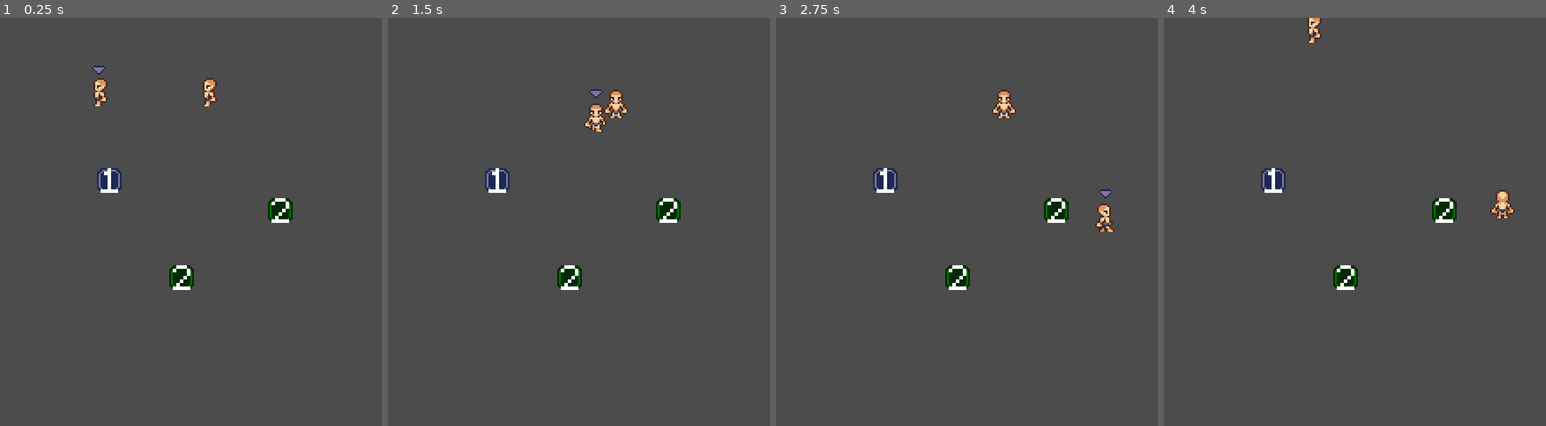
Above: before the commit, frames 1-4 (left to right).
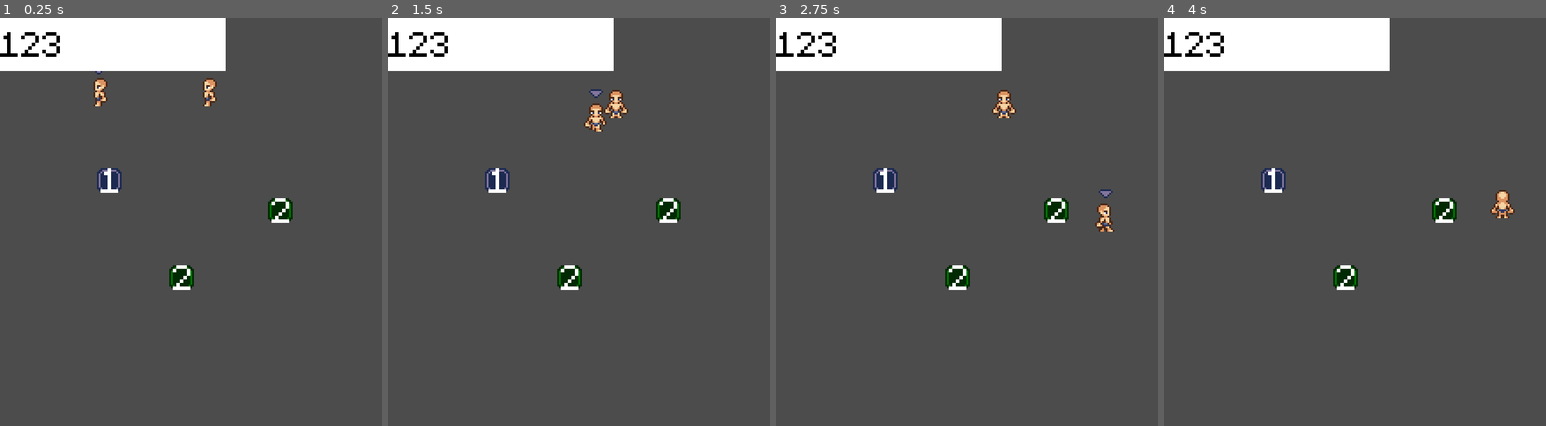
Above: after the commit, the same moments.

Repository: dmitriy-shmilo/gwj40
Game: Godot game, scene res://game_screen/game_screen.tscn
The game is run twice, just before and just after one commit, with the same random seed, the same clock (stepped at 60 frames per second) and the same inputs.
Inputs (mouse positions are in pixels of both pictures, inside the frame that each line leads up to):
- Up to frame 1 (0.25 s): no input
- Up to frame 2 (1.5 s): tap Enter at 0.5 s; move the mouse to (712, 209) at 0.52 s; hold D (right) 0.53-1.28 s; tap Space (interact) at 0.6 s; click (712, 209) at 0.67 s; move the mouse to (521, 250) at 1.27 s; hold S (down) from 1.28 s (still down); tap E (next_char) at 1.35 s
- Up to frame 3 (2.75 s): move the mouse to (1047, 136) at 2.02 s; release S (down) at 2.03 s; hold D (right) from 2.03 s (still down); tap Space (interact) at 2.1 s
- Up to frame 4 (4 s): move the mouse to (1366, 315) at 2.77 s; release D (right) at 2.78 s; hold W (up) 2.78-3.53 s; tap E (next_char) at 2.85 s; click (1366, 315) at 2.92 s; move the mouse to (1526, 295) at 3.52 s; hold A (left) from 3.53 s (still down); tap Space (interact) at 3.6 s

The runs differ from the first frame. In frame 1, 7.7% of the frame differs, in the area x 0-60%, y 0-13%; in frame 2, 7.7%; in frame 3, 7.7%; in frame 4, 7.7%.

Commit message:
Propagate inventory changes to GUI.

Diff:
--- a/src/game_screen/character/character.gd
+++ b/src/game_screen/character/character.gd
@@ -1,5 +1,7 @@
 extends KinematicBody2D
 class_name Character
+
+signal inventory_changed(character, inventory)
 
 const PROGRESS_BAR_MULTIPLIER = 10.0
 
@@ -62,7 +64,9 @@
 
 func add_item(item_id: int) -> void:
 	_inventory.append(item_id)
+	emit_signal("inventory_changed", self, _inventory)
 
 
 func clear_inventory() -> void:
 	_inventory.clear()
+	emit_signal("inventory_changed", self, _inventory)
--- a/src/game_screen/game_screen.gd
+++ b/src/game_screen/game_screen.gd
@@ -1,6 +1,7 @@
 extends Node2D
+class_name GameScreen
 
-
+onready var _gui: Gui = $"Gui"
 onready var _pause_container: ColorRect = $Gui/PauseContainer
 onready var _characters = [
 	$"YSort/Character1",
@@ -10,6 +11,9 @@
 var _selected_character: int = 0
 
 func _ready():
+	for c in _characters:
+		c.selected = false
+		c.connect("inventory_changed", self, "_on_character_inventory_changed")
 	_characters[_selected_character].selected = true
 
 
@@ -26,6 +30,11 @@
 		_pause_container.visible = true
 
 
+func _on_character_inventory_changed(sender: Character, inventory: Array) -> void:
+	var index = _characters.find(sender)
+	assert(index > -1)
+	_gui.update_inventory(index, inventory)
+
 
 func _on_QuitButton_pressed():
 	_pause_container.visible = false
--- a/src/game_screen/game_screen.tscn
+++ b/src/game_screen/game_screen.tscn
@@ -1,10 +1,11 @@
-[gd_scene load_steps=7 format=2]
+[gd_scene load_steps=8 format=2]
 
 [ext_resource path="res://game_screen/game_screen.gd" type="Script" id=1]
 [ext_resource path="res://ui/default_theme.tres" type="Theme" id=2]
 [ext_resource path="res://game_screen/character/character.tscn" type="PackedScene" id=3]
 [ext_resource path="res://game_screen/interactive/dispencer1.tscn" type="PackedScene" id=4]
 [ext_resource path="res://game_screen/interactive/dispencer2.tscn" type="PackedScene" id=5]
+[ext_resource path="res://game_screen/gui.gd" type="Script" id=6]
 
 [sub_resource type="RectangleShape2D" id=24]
 extents = Vector2( 150, 10 )
@@ -13,6 +14,7 @@
 script = ExtResource( 1 )
 
 [node name="Gui" type="Node" parent="."]
+script = ExtResource( 6 )
 
 [node name="PauseContainer" type="ColorRect" parent="Gui"]
 visible = false
@@ -64,6 +66,34 @@
 margin_bottom = 20.0
 text = "ui_continue"
 
+[node name="Hud" type="Control" parent="Gui"]
+anchor_right = 1.0
+margin_bottom = 30.0
+theme = ExtResource( 2 )
+__meta__ = {
+"_edit_use_anchors_": false
+}
+
+[node name="Character1" type="Control" parent="Gui/Hud"]
+anchor_bottom = 1.0
+margin_right = 128.0
+
+[node name="ColorRect" type="ColorRect" parent="Gui/Hud/Character1"]
+anchor_right = 1.0
+anchor_bottom = 1.0
+__meta__ = {
+"_edit_use_anchors_": false
+}
+
+[node name="Inventory" type="Label" parent="Gui/Hud/Character1"]
+anchor_right = 1.0
+anchor_bottom = 1.0
+custom_colors/font_color = Color( 0, 0, 0, 1 )
+text = "123"
+__meta__ = {
+"_edit_use_anchors_": false
+}
+
 [node name="YSort" type="YSort" parent="."]
 
 [node name="Dispencer1" parent="YSort" instance=ExtResource( 4 )]
--- /dev/null
+++ b/src/game_screen/gui.gd
@@ -0,0 +1,9 @@
+extends Node
+class_name Gui
+
+onready var _inventories: = [
+	$"Hud/Character1/Inventory"
+]
+
+func update_inventory(index: int, inventory: Array) -> void:
+	_inventories[index].text = str(inventory)
--- a/src/project.godot
+++ b/src/project.godot
@@ -29,6 +29,16 @@
 "language": "GDScript",
 "path": "res://ui/fader.gd"
 }, {
+"base": "Node2D",
+"class": "GameScreen",
+"language": "GDScript",
+"path": "res://game_screen/game_screen.gd"
+}, {
+"base": "Node",
+"class": "Gui",
+"language": "GDScript",
+"path": "res://game_screen/gui.gd"
+}, {
 "base": "CharacterState",
 "class": "IdleState",
 "language": "GDScript",
@@ -89,6 +99,8 @@
 "CharacterState": "",
 "CreditsScene": "",
 "Fader": "",
+"GameScreen": "",
+"Gui": "",
 "IdleState": "",
 "InteractingState": "",
 "InteractiveDispencer": "",
